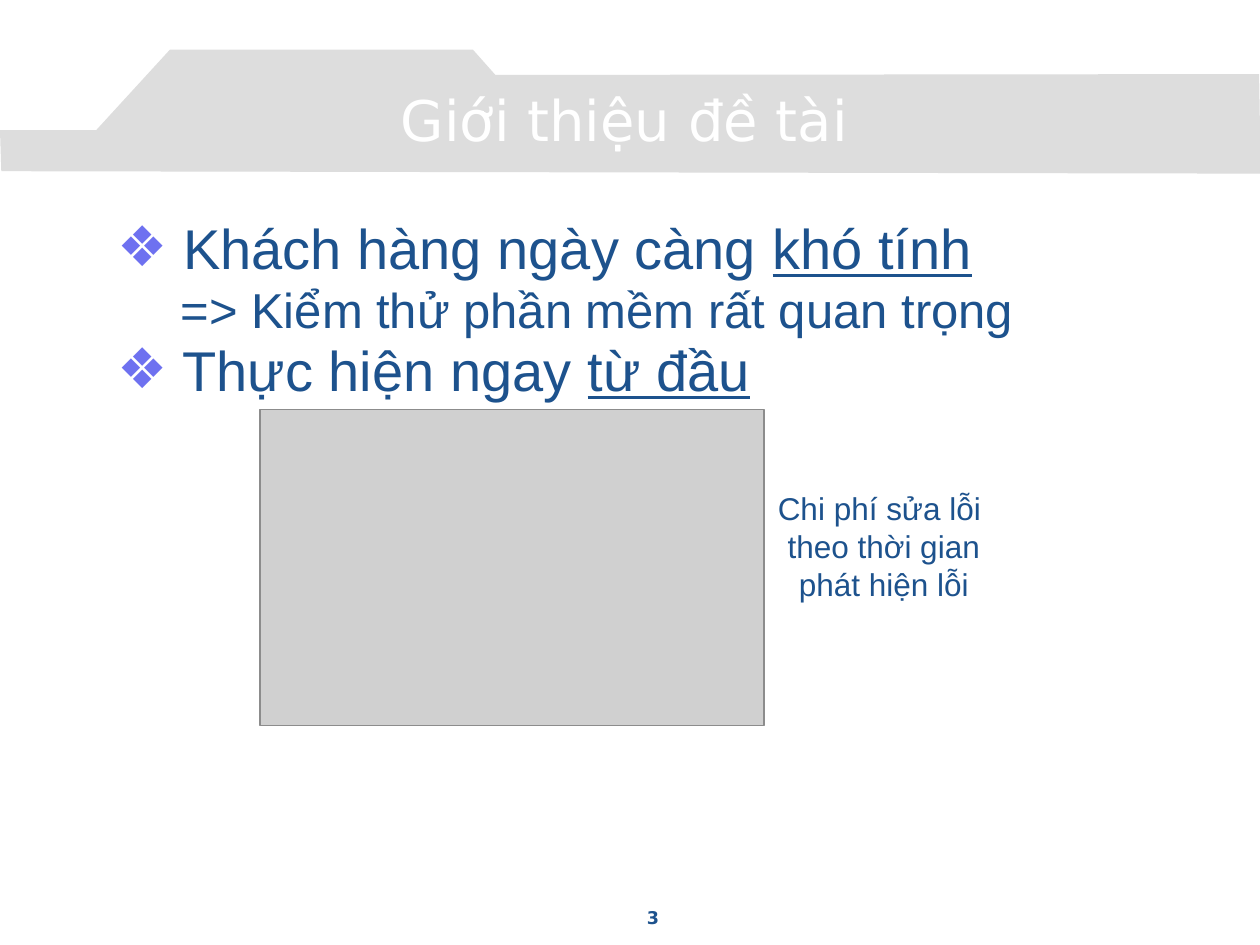
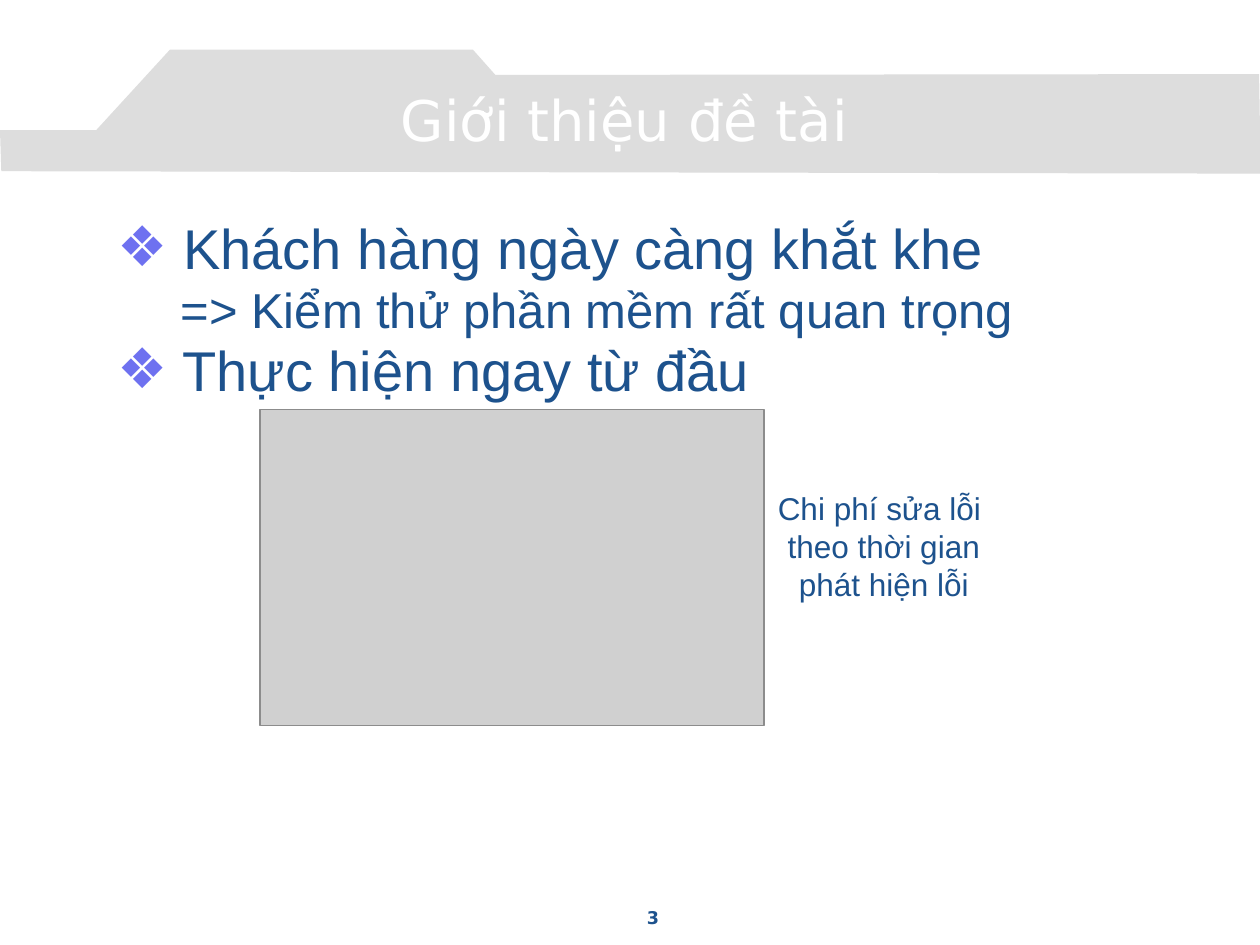
Before and after one commit to congcuong-cse/autotesting-lvtn, a slide deck: slide 3 of Document/Presentation.pptx. Drawn at 1260x945 pixels with LibreOffice and Linux fonts; fonts in the diff are those of the drawing; grey boxes stand for pictures; background and template pictures are left out. Boxes give left, top, right and bottom in pixels: in the first picture for what was removed or moved away, otherwise in the second. Text is boxed around its words. In the diff, an @@ line names an element or a change of style, - is before the commit and + after.

```diff
--- a/Document/Presentation.pptx
+++ b/Document/Presentation.pptx
@@ text at bbox=[183, 225, 983, 280]: text changed @@
-❖ Khách hàng ngày càng khó tính
+❖ Khách hàng ngày càng khắt khe
@@ text at bbox=[182, 348, 749, 402]: underline off in "từ đầu" @@
```
Also in this commit, not shown: 3 other slides changed, 1 slide added, 1 slide removed.
